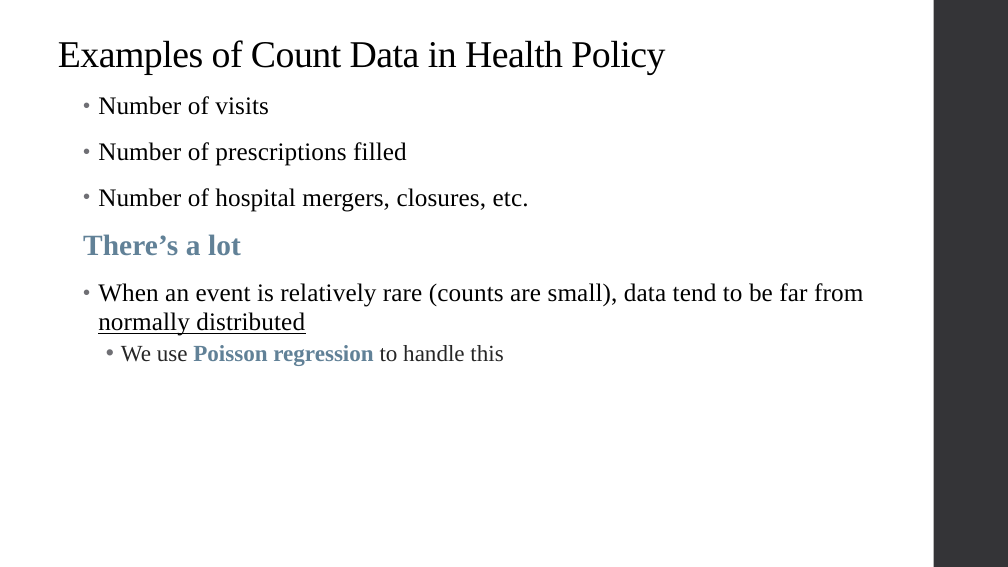
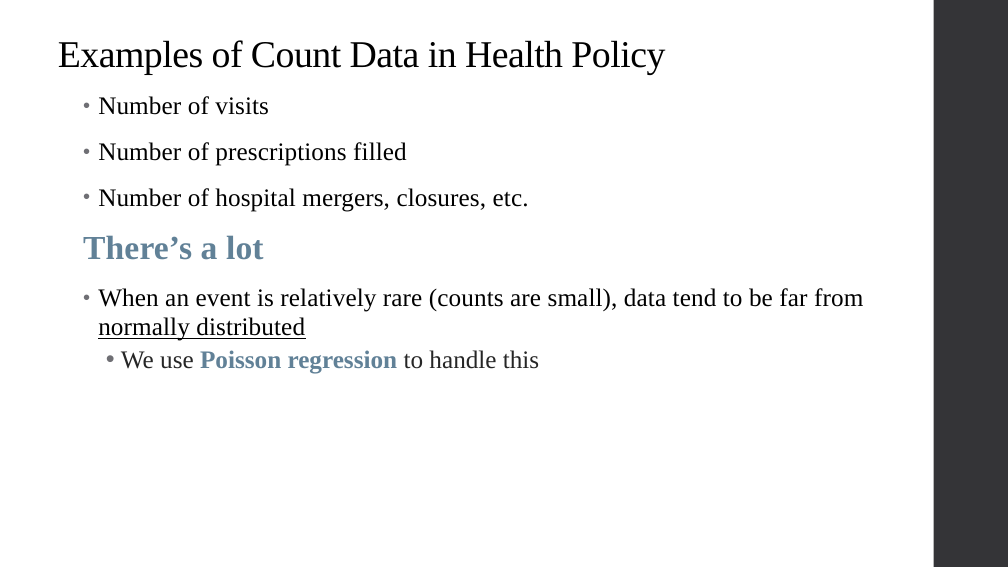
Before and after one commit to qiufei/fork-HAD5744, a slide deck: slide 37 of Lecture07-08_BinaryDepVars/Lecture7_BinaryDepVars_2022F.pptx. Drawn at 1008x567 pixels with LibreOffice and Linux fonts; fonts in the diff are those of the drawing. Boxes give left, top, right and bottom in pixels: in the first picture for what was removed or moved away, otherwise in the second. Text is boxed around its words. In the diff, an @@ line names an element or a change of style, - is before the commit and + after.

```diff
--- a/Lecture07-08_BinaryDepVars/Lecture7_BinaryDepVars_2022F.pptx
+++ b/Lecture07-08_BinaryDepVars/Lecture7_BinaryDepVars_2022F.pptx
@@ text at [83,235,539,374]: size 28 to 32 pt in "There’s a lot"; size 22 to 24 pt in "We use Poisson regression to handle this" @@
```
Also in this commit, not shown: 6 other slides changed, 1 slide added, 9 other files.
